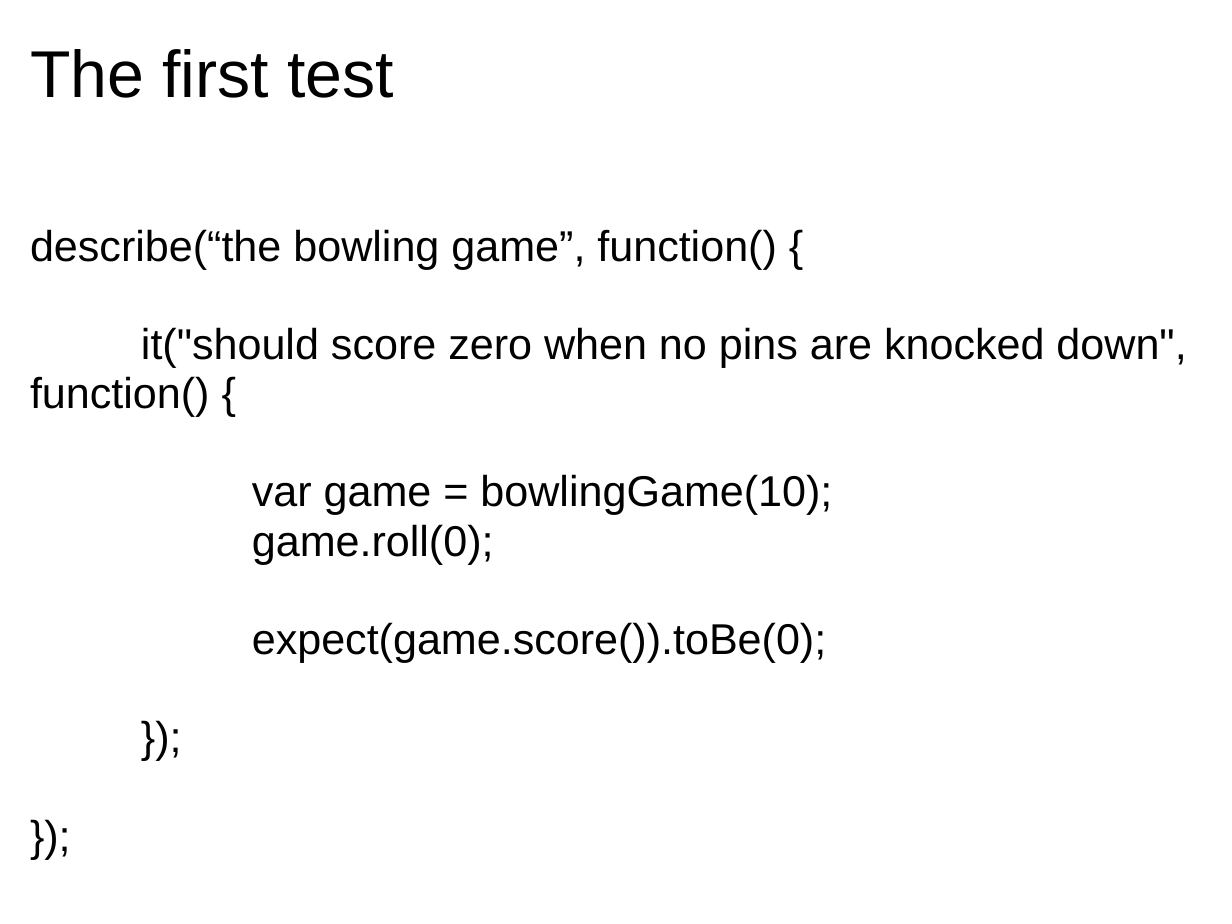
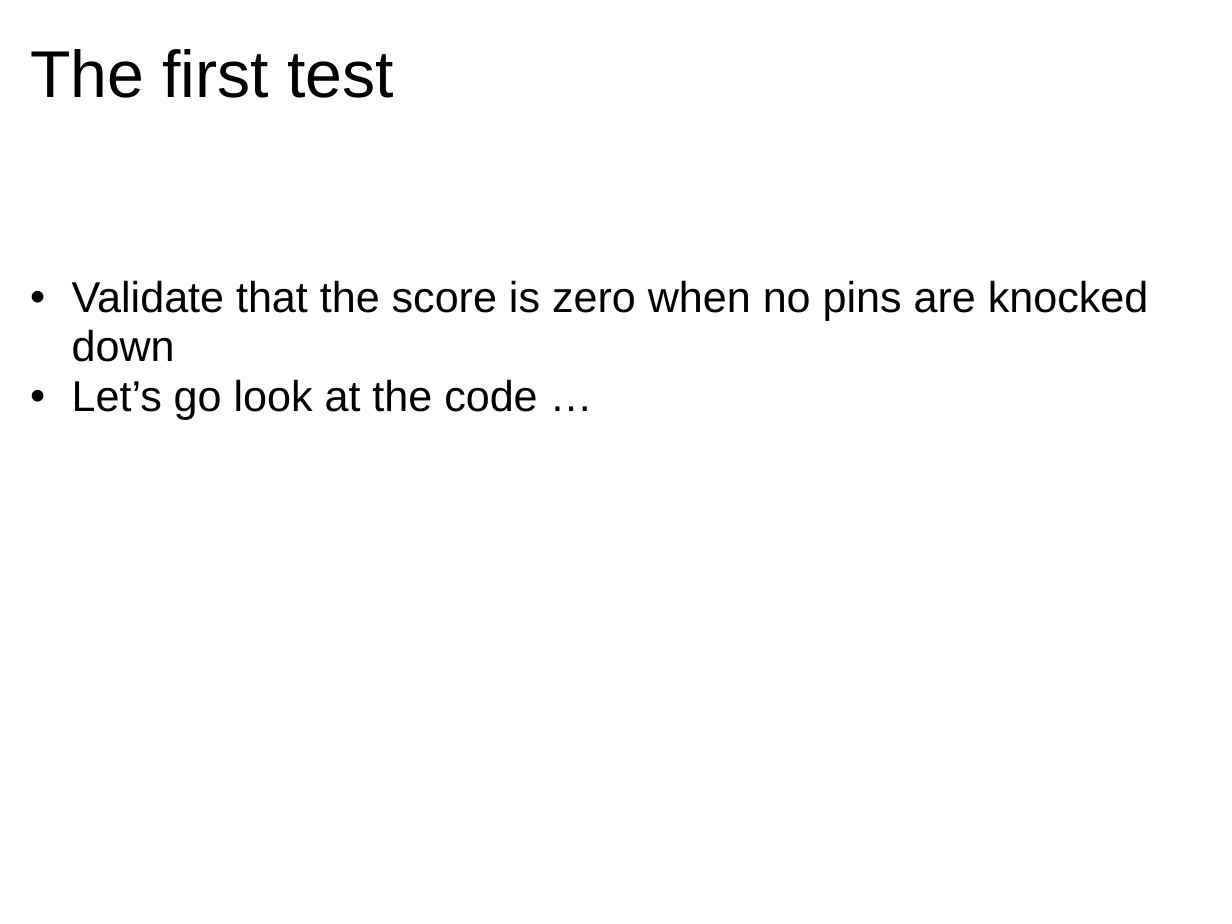
Before and after one commit to jomontanari/JasmineBowlingGame, a slide deck: slide 7 of TestingJavaScript_with_Jasmine.ppt. Drawn at 1232x924 pixels with LibreOffice and Linux fonts; fonts in the diff are those of the drawing. Boxes give left, top, right and bottom in pixels: in the first picture for what was removed or moved away, otherwise in the second. Text is boxed around its words. In the diff, an @@ line names an element or a change of style, - is before the commit and + after.

Commit message:
ppt update and first test file

```diff
--- a/TestingJavaScript_with_Jasmine.ppt
+++ b/TestingJavaScript_with_Jasmine.ppt
@@ text at [72, 280, 1148, 419]: text changed @@
-describe(“the bowling game”, function() {
-it("should score zero when no pins are knocked down", function() {
-var game = bowlingGame(10);
-game.roll(0);
-expect(game.score()).toBe(0);
-});
-});
+• Validate that the score is zero when no pins are knocked down
+• Let’s go look at the code …
```
Also in this commit, not shown: 1 other slide changed, 1 other file.
